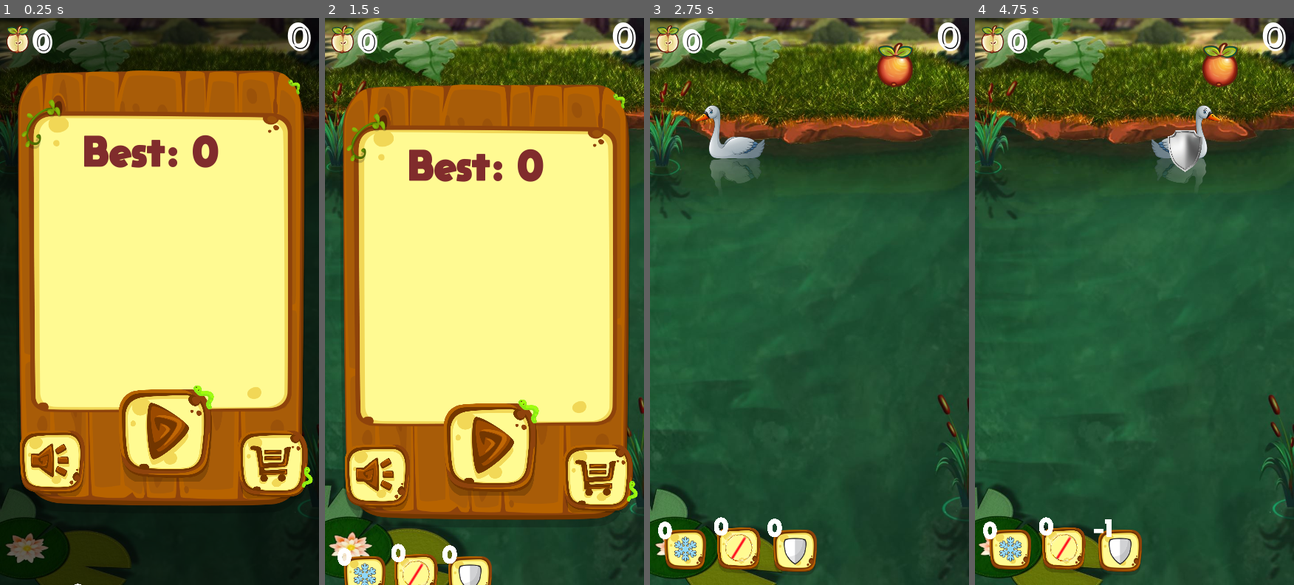
Above: before the commit, frames 1-4 (left to right).
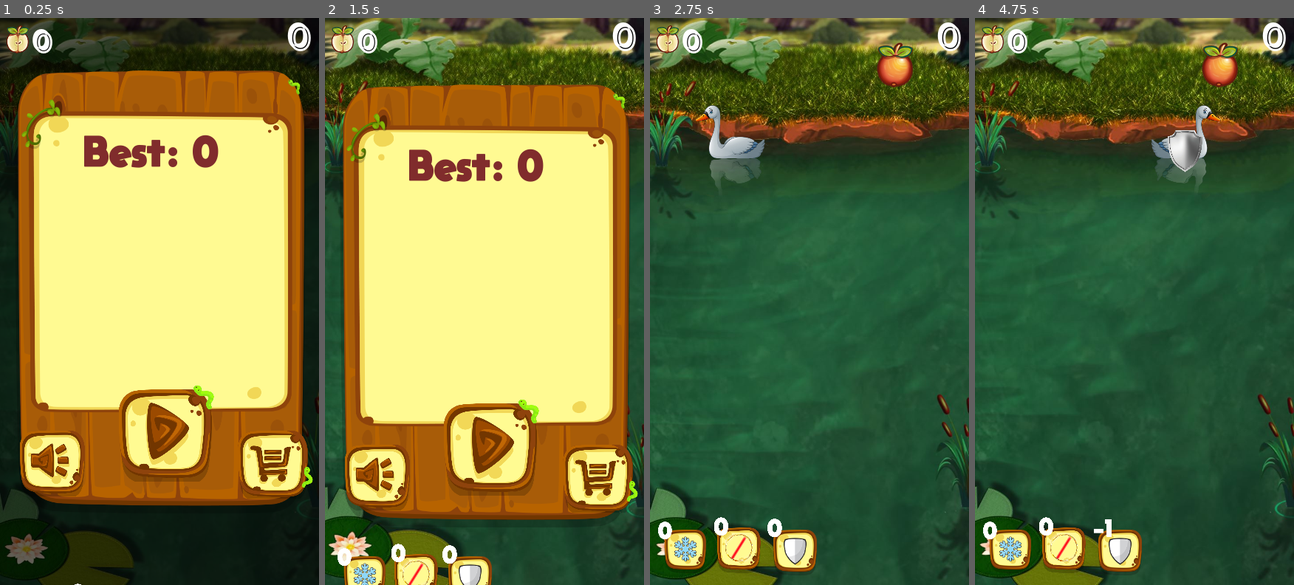
Above: after the commit, the same moments.

Repository: BotibaGameDev/Duck
Game: Godot game, scene res://stages/gameStage.tscn
Two runs of this game, one before a commit and one after it. Both use one fixed random seed, a clock stepped at 60 frames per second and the inputs below.
Inputs (mouse positions are in pixels of both pictures, inside the frame that each line leads up to):
- Up to frame 1 (0.25 s): no input
- Up to frame 2 (1.5 s): click (490, 437) at 0.5 s; click (490, 431) at 1.25 s
- Up to frame 3 (2.75 s): click "0" at 2 s
- Up to frame 4 (4.75 s): click "0" at 2.75 s; click "0" at 3.5 s; click "-1" at 4.25 s

The runs differ from the first frame. In frame 1, 0.4% of the frame differs, in the area x 0-100%, y 0-100%; in frame 2, 2.0%; in frame 3, 2.9%; in frame 4, 3.3%.

Commit message:
imune_proc_desactivated
desactevated the imune proc for the moment, you can activate it again by uncommenting the "for" loop in fruit collision

Diff:
--- a/scripts/fruitCollision.gd
+++ b/scripts/fruitCollision.gd
@@ -7,11 +7,11 @@
 
 func _on_fruit_area_entered(area):
 	if area.get_name() == "movingKnife":
-		randomize()
-		if rand_range(-1,1) > 0 :
-			get_node("/root/Main").imuneBonus = true
-			for i in range(get_node("/root/Main").ducksInField) :
-				get_node("/root/Main/background").get_child(1).get_child(1).get_child(i).imuneOn = false
+		#randomize()
+		#if rand_range(-1,1) > 0 :
+			#get_node("/root/Main").imuneBonus = true
+			#for i in range(get_node("/root/Main").ducksInField) :
+				#get_node("/root/Main/background").get_child(1).get_child(1).get_child(i).imuneOn = false
 
 		get_node("/root/Main").lazerBonus = false
 		get_node("/root/Main/sounds").get_child(2).play()
--- a/stages/gameStage.tscn
+++ b/stages/gameStage.tscn
@@ -215,7 +215,7 @@
 editor/display_folded = true
 scale = Vector2( 0.199901, 0.199901 )
 z_index = -4
-frame = 8
+frame = 104
 
 [node name="Fading" type="AnimationPlayer" parent="background/Swamp"]
 anims/Fade = SubResource( 1 )
